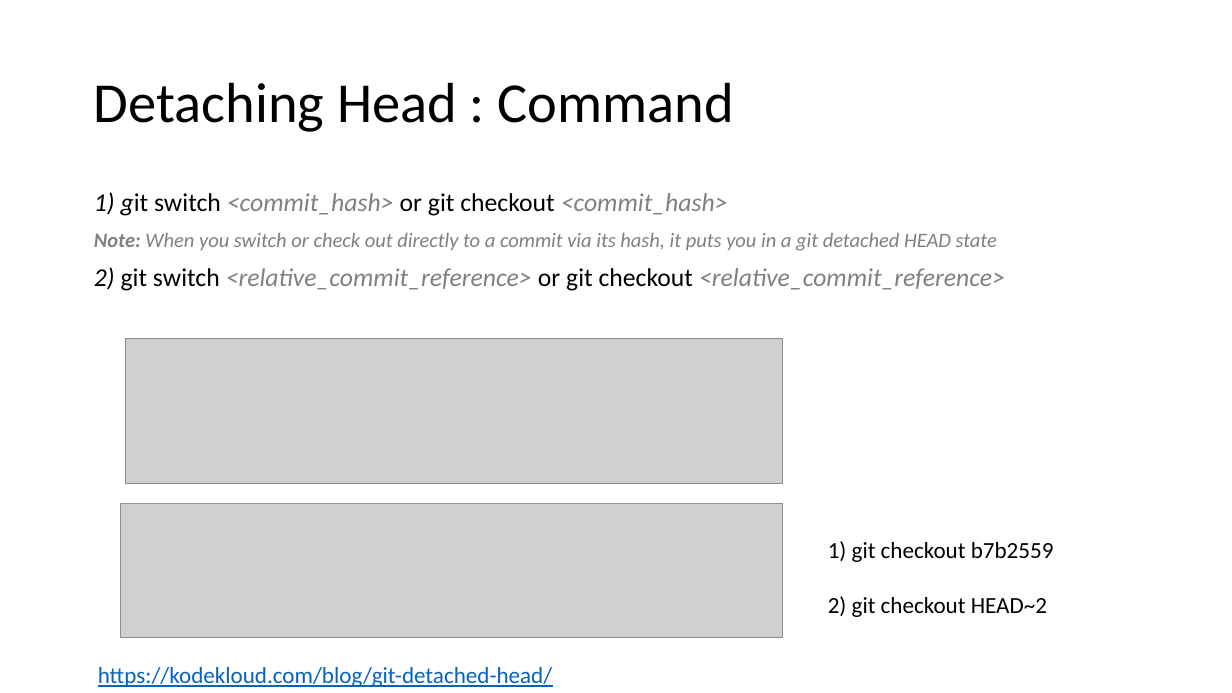
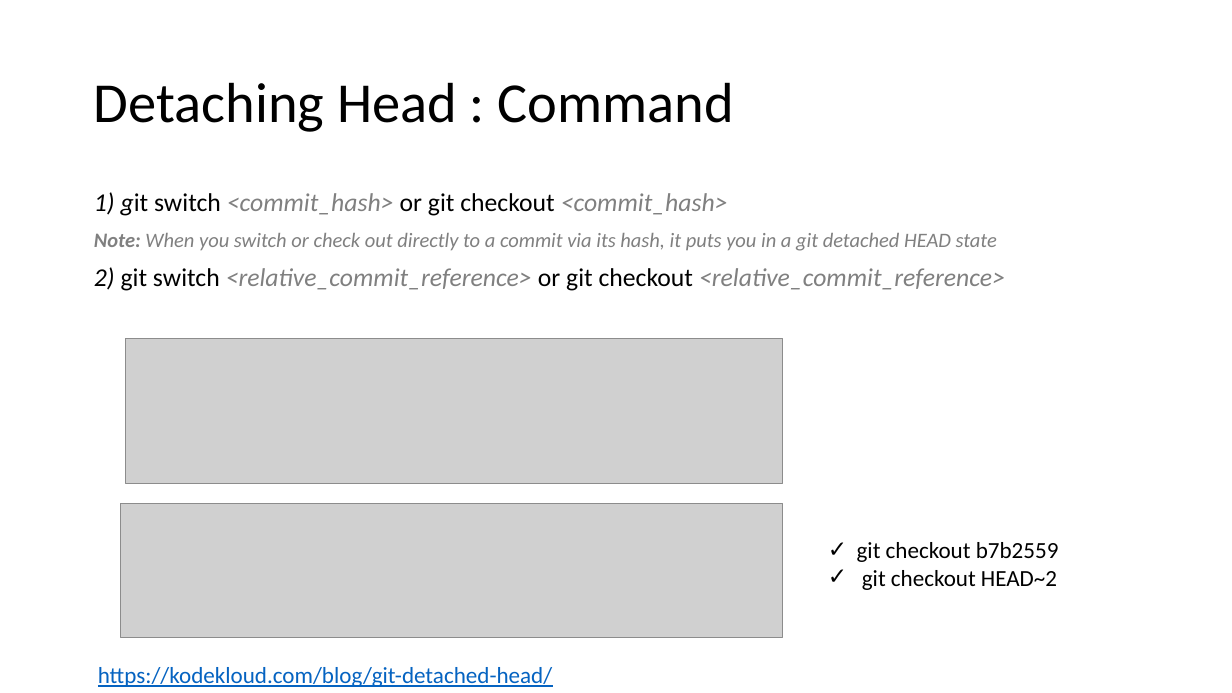
Before and after one commit to fmontazeri/Knowledeg, a slide deck: slide 13 of GitLearning.pptx. Drawn at 1232x693 pixels with LibreOffice and Linux fonts; fonts in the diff are those of the drawing; grey boxes stand for pictures. Boxes give left, top, right and bottom in pixels: in the first picture for what was removed or moved away, otherwise in the second. Text is boxed around its words. In the diff, an @@ line names an element or a change of style, - is before the commit and + after.

```diff
--- a/GitLearning.pptx
+++ b/GitLearning.pptx
@@ text at bbox=[857, 542, 1059, 590]: text changed @@
-1) git checkout b7b2559
-2) git checkout HEAD~2
+✓ git checkout b7b2559
+✓ git checkout HEAD~2
```
Also in this commit, not shown: 3 other slides changed, 5 slides added, 1 slide removed.
